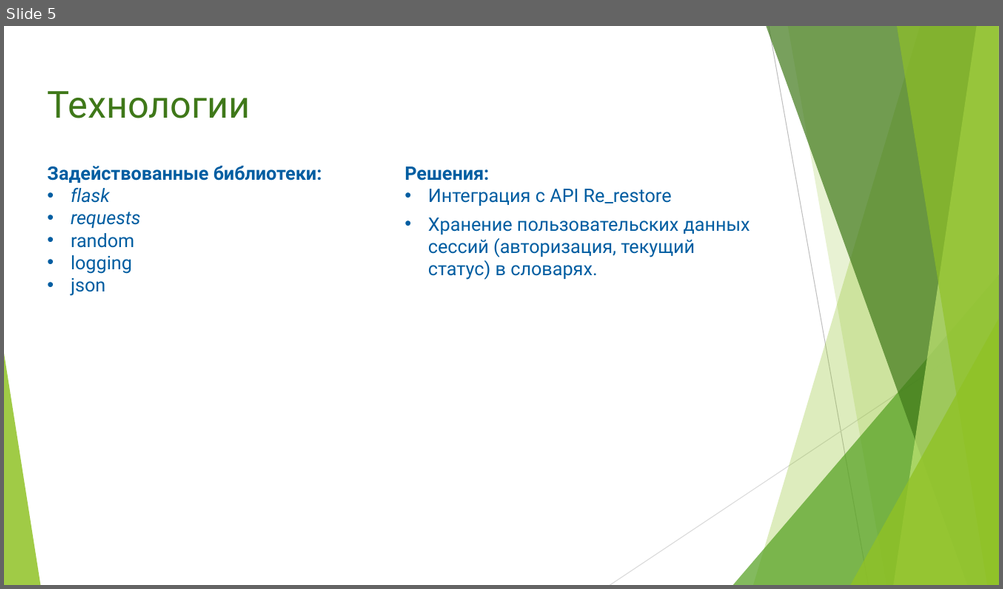
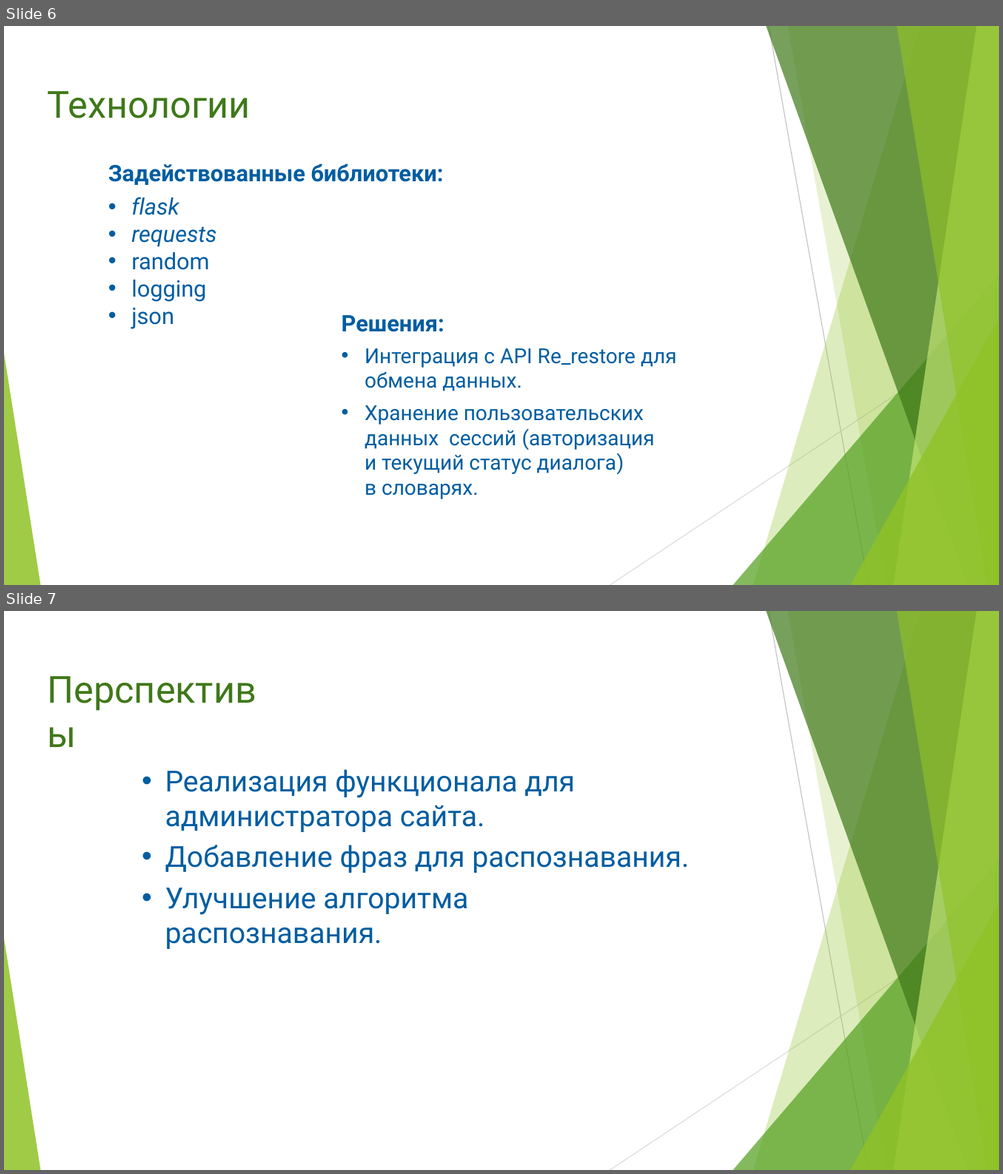
Before and after one commit to vlad120/Re_restore-Alice, a slide deck: Documents/API project presentation.pptx. Shown one above the other, each under a label of ours: slide 5 before the commit, slides 6 and 7 after it. The pictures are 1003x589 and 1003x1174 pixels, drawn with LibreOffice and Linux fonts; fonts in the diff are those of the drawing. Boxes give left, top, right and bottom in pixels: in the first picture for what was removed or moved away, otherwise in the second. Text is boxed around its words. In the diff, an @@ line names an element or a change of style, - is before the commit and + after.

```diff
--- a/Documents/API project presentation.pptx
+++ b/Documents/API project presentation.pptx
@@ slide 7 added at box(4, 611, 999, 1170), background #FFFFFF; not listed: 10 template elements that a slide beside it also shows @@
@@ text added at box(40, 662, 287, 719), 36 pt, text #3F7819 @@
+Перспективы
@@ text added at box(165, 769, 688, 915), 28 pt, text #005DA1 @@
+• Реализация функционала для администратора сайта.
+• Добавление фраз для распознавания.
+• Улучшение алгоритма распознавания.
@@ what was slide 5 is now slide 6 @@
@@ slide 6 changed as well @@
@@ text "Задействованные библиотеки:": place and size @@
-text "Задействованные библиотеки:" at box(47, 165, 322, 296)
+text "Задействованные библиотеки:" at box(108, 164, 444, 329)
@@ text "Задействованные библиотеки:" at box(108, 164, 444, 329): size 18 to 22 pt @@
@@ text "Решения:": place and size @@
-text "Решения:" at box(404, 167, 750, 280)
+text "Решения:" at box(341, 315, 676, 500)
@@ text at box(341, 315, 444, 332): size 18 to 22 pt in "Решения:" @@
@@ text at box(364, 349, 676, 500): text changed; size 18 to 20 pt @@
-• Интеграция с API Re_restore
-• Хранение пользовательских данных сессий (авторизация, текущий статус) в словарях.
+• Интеграция с API Re_restore для обмена данных.
+• Хранение пользовательских данных сессий (авторизация и текущий статус диалога) в словарях.
```
Also in this commit, not shown: 5 other slides changed, 1 other slide added, 2 other files.
